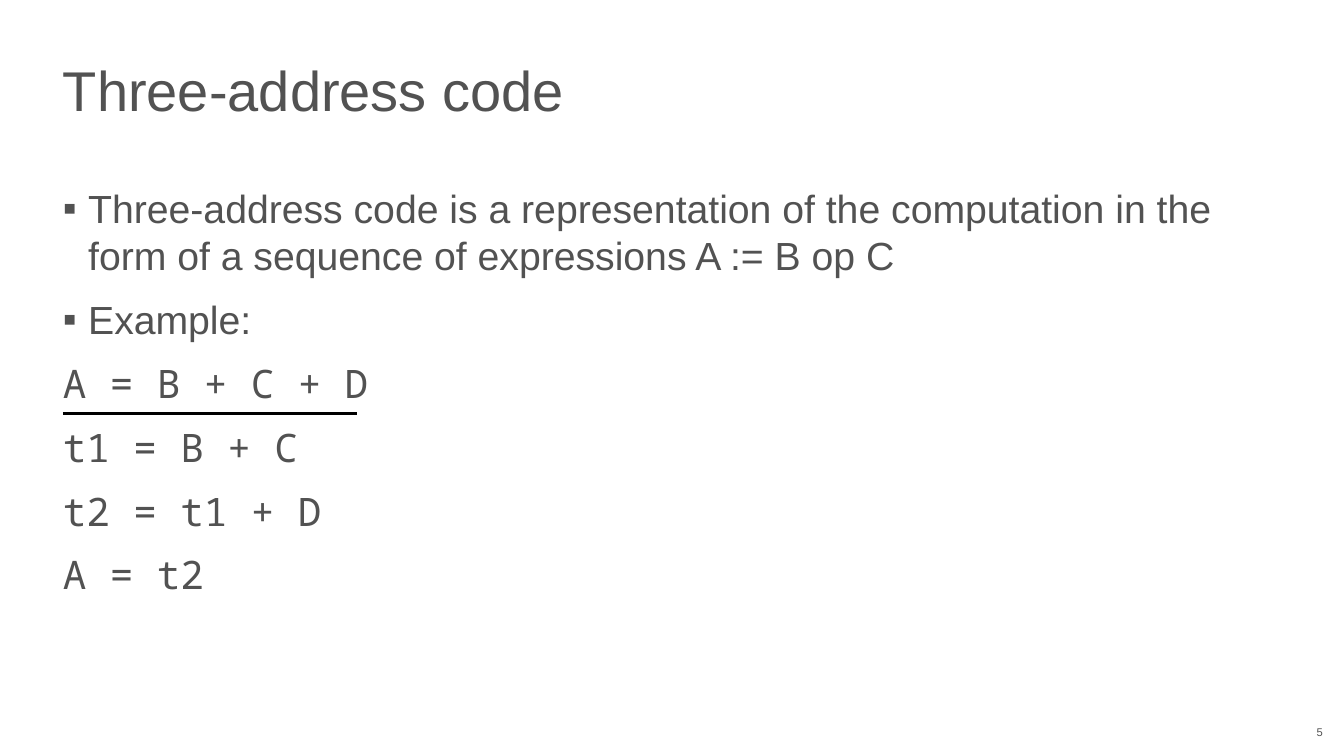
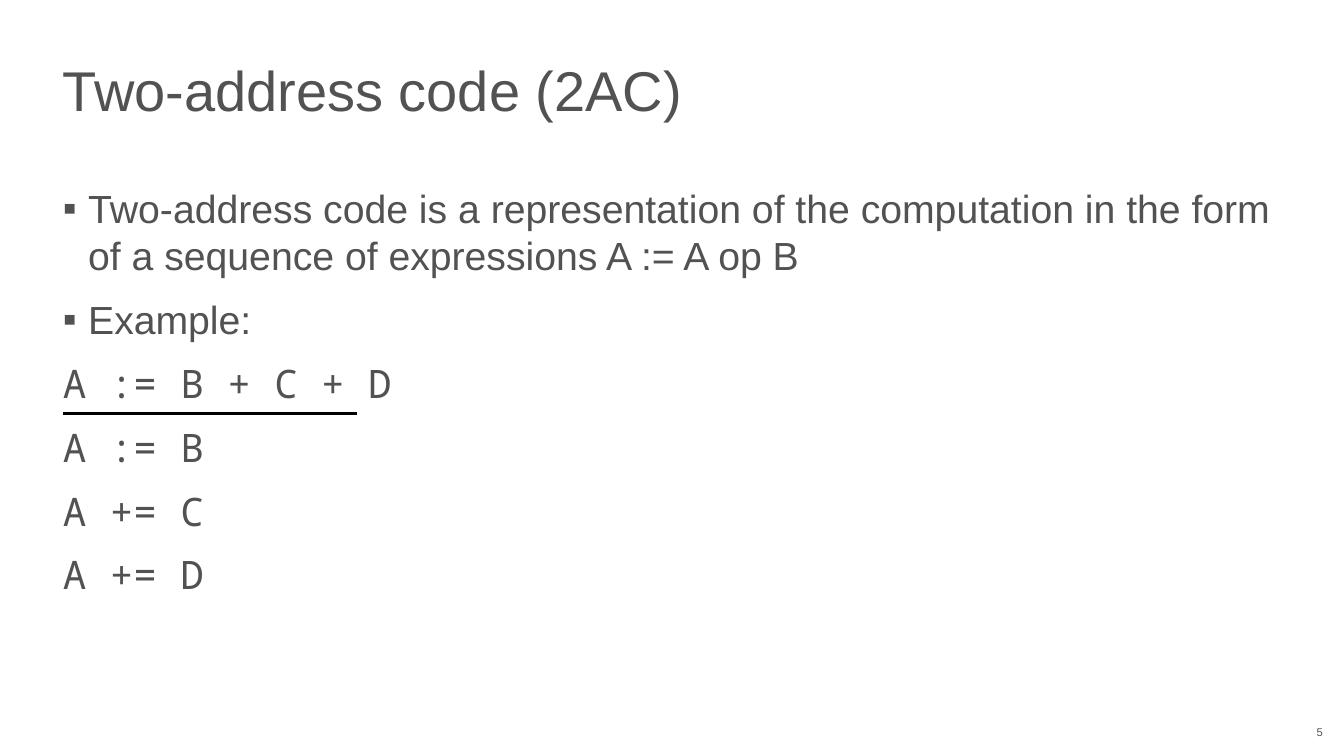
Before and after one commit to NN-complr-tech/Complr-course-lectures, a slide deck: slide 5 of 04-LLVM-IR.pptx. Drawn at 1344x756 pixels with LibreOffice and Linux fonts; fonts in the diff are those of the drawing. Boxes give left, top, right and bottom in pixels: in the first picture for what was removed or moved away, otherwise in the second. Text is boxed around its words. In the diff, an @@ line names an element or a change of style, - is before the commit and + after.

```diff
--- a/04-LLVM-IR.pptx
+++ b/04-LLVM-IR.pptx
@@ title at [63,70,682,121]: text changed @@
-Three-address code
+Two-address code (2AC)
@@ text at [88,194,1270,278]: text changed @@
-▪ Three-address code is a representation of the computation in the form of a sequence of expressions A := B op C
+▪ Two-address code is a representation of the computation in the form of a sequence of expressions A := A op B
@@ text at [63,369,392,589]: text changed @@
-A = B + C + D
-t1 = B + C
-t2 = t1 + D
-A = t2
+A := B + C + D
+A := B
+A += C
+A += D
```
Also in this commit, not shown: 6 other slides changed, 2 slides added.
